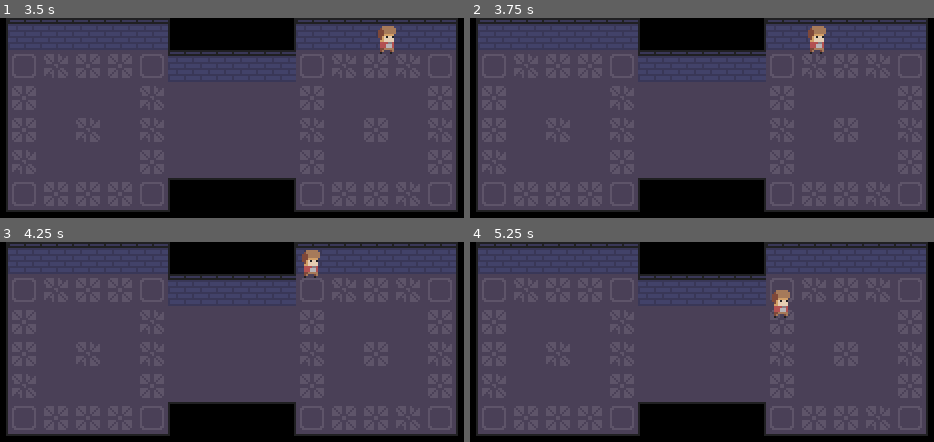
Above: before the commit, frames 1-4 (two rows, left to right).
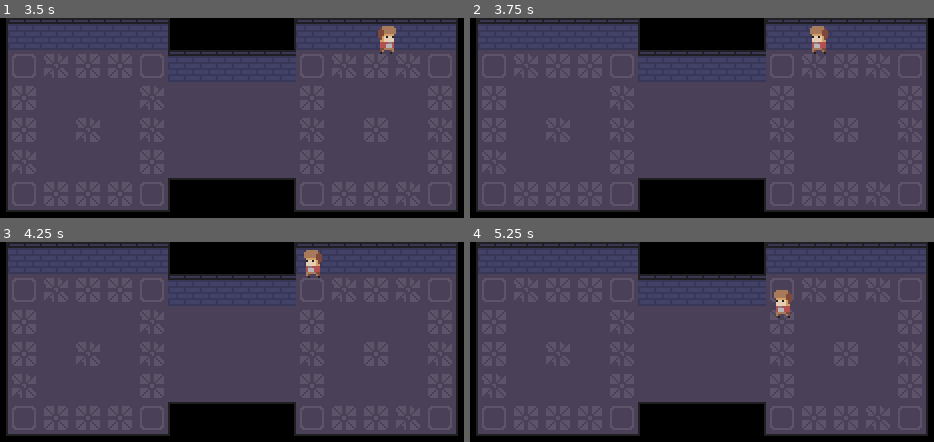
Above: after the commit, the same moments.

Repository: Guthen/KnightHelper
Game: Godot game, scene res://game/Game.tscn
Two runs of this game, one before a commit and one after it. Both use one fixed random seed, a clock stepped at 60 frames per second and the inputs below.
Inputs:
- Up to frame 1 (3.5 s): tap Enter at 0.5 s; hold D (right) 0.53-1.28 s; hold S (down) 1.28-2.03 s; tap Space at 2 s; hold D (right) 2.03-2.78 s; hold Z (up) from 2.78 s (still down)
- Up to frame 2 (3.75 s): release Z (up) at 3.53 s; hold Q (left) from 3.53 s (still down)
- Up to frame 3 (4.25 s): keep holding Q (left)
- Up to frame 4 (5.25 s): tap Enter at 4.25 s; tap Space at 5 s; release Q (left) at 5.03 s; hold S (down) from 5.03 s (still down)

Frame 1 is identical in both runs. In frame 2, 0.3% of the frame differs, in the area x 72-78%, y 5-18%; in frame 3, 0.3%; in frame 4, 0.3%.

Commit message:
Flip Player

Diff:
--- a/player/player.gd
+++ b/player/player.gd
@@ -7,6 +7,7 @@
 
 func _physics_process( delta ):
 	var dir = Vector2()
+
 	if Input.is_action_pressed( "up" ):
 		dir.y -= 1
 	if Input.is_action_pressed( "down" ):
@@ -15,4 +16,13 @@
 		dir.x -= 1
 	if Input.is_action_pressed( "right" ):
 		dir.x += 1
+
+	if dir == Vector2.ZERO:
+		return
+
+	#  flip sprite
+	if not ( dir.x == 0 ):
+		$AnimatedSprite.flip_h = dir.x < 0
+
+	#  move
 	move_and_slide( dir.normalized() * speed )
